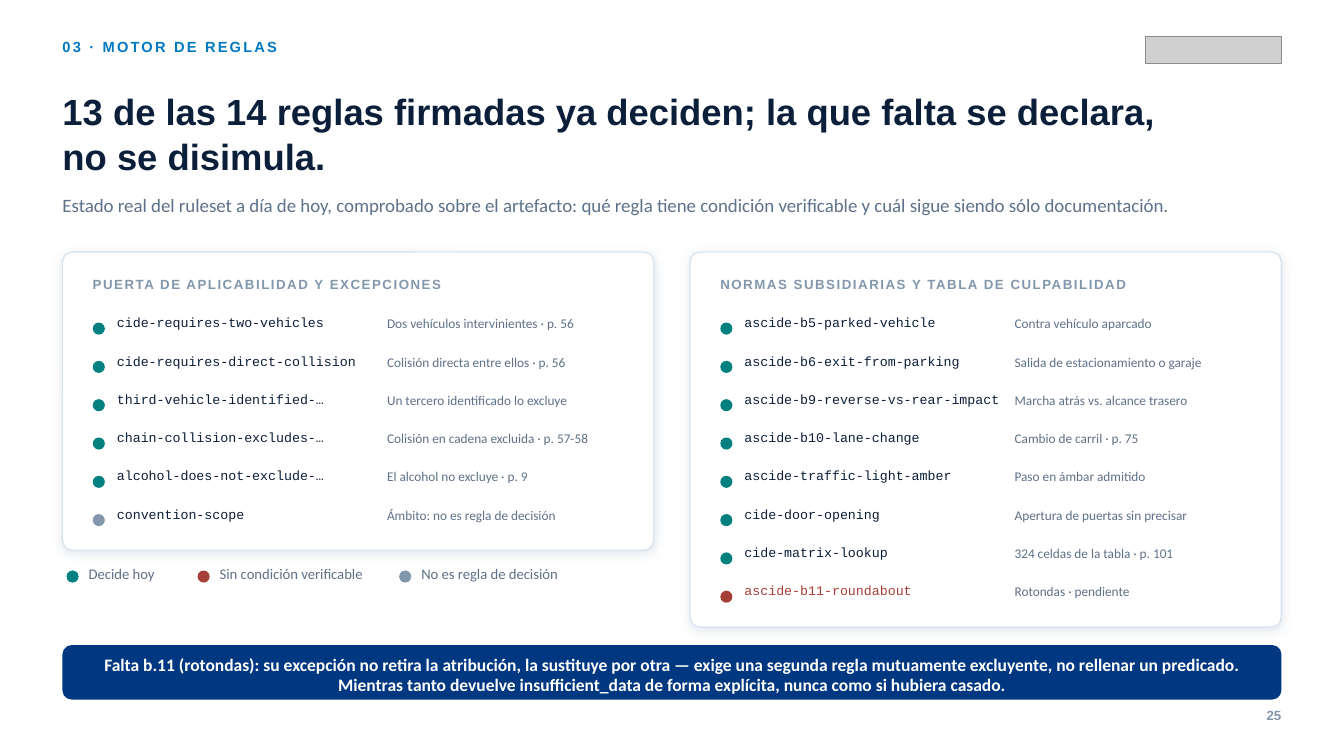
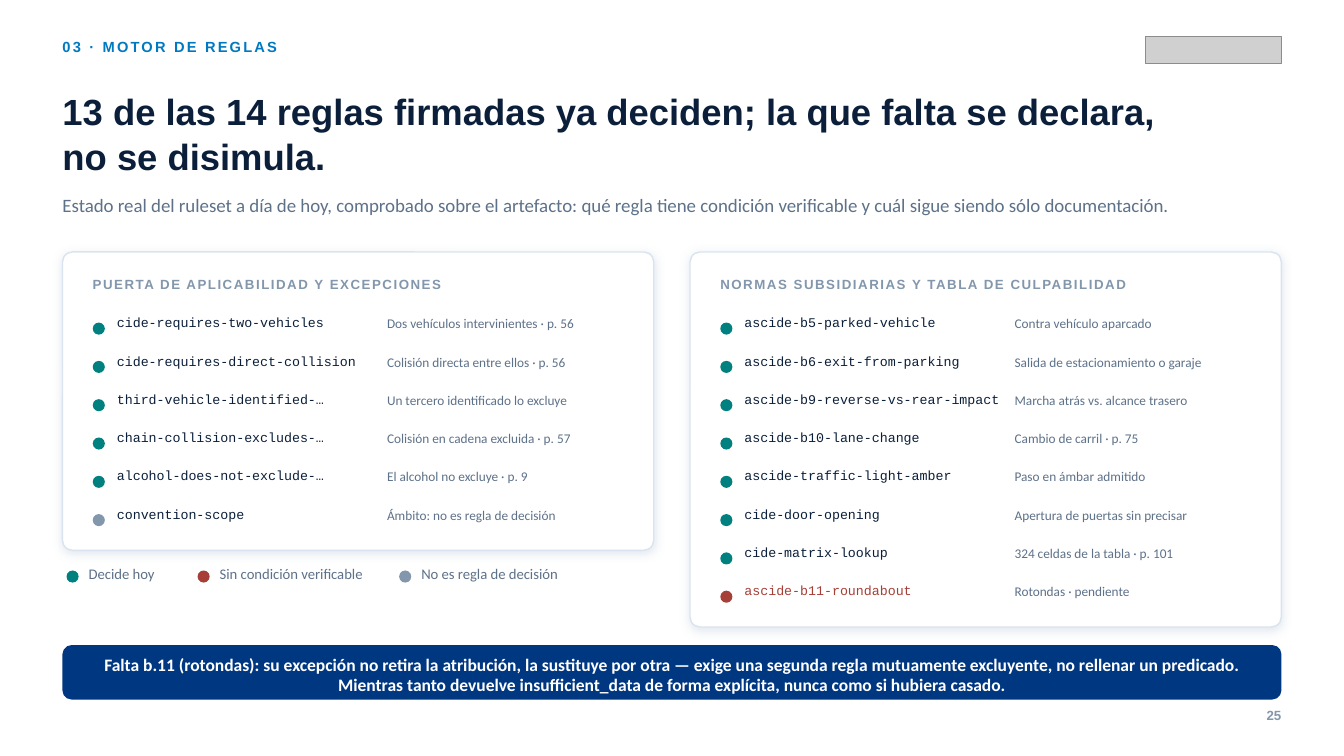
Before and after one commit to olixva/cicos-intelligence, a slide deck: slide 25 of docs/entrega/presentacion.pptx. Drawn at 1344x756 pixels with LibreOffice and Linux fonts; fonts in the diff are those of the drawing; grey boxes stand for pictures. Boxes give left, top, right and bottom in pixels: in the first picture for what was removed or moved away, otherwise in the second. Text is boxed around its words. In the diff, an @@ line names an element or a change of style, - is before the commit and + after.

```diff
--- a/docs/entrega/presentacion.pptx
+++ b/docs/entrega/presentacion.pptx
@@ text at bbox=[387, 434, 570, 445]: text changed @@
-Colisión en cadena excluida · p. 57-58
+Colisión en cadena excluida · p. 57
```
Also in this commit, not shown: 6 other slides changed, 23 other files.
